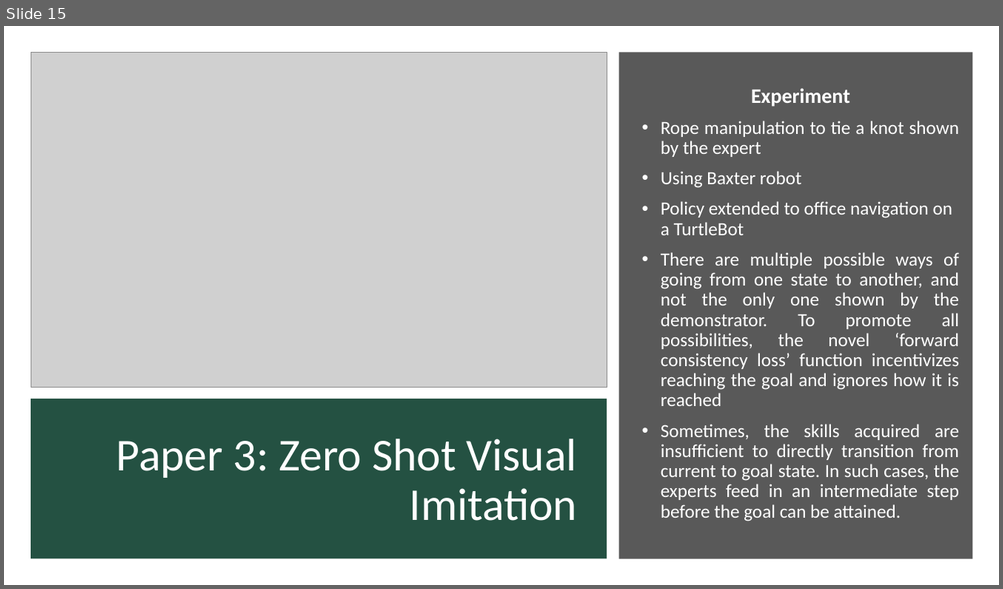
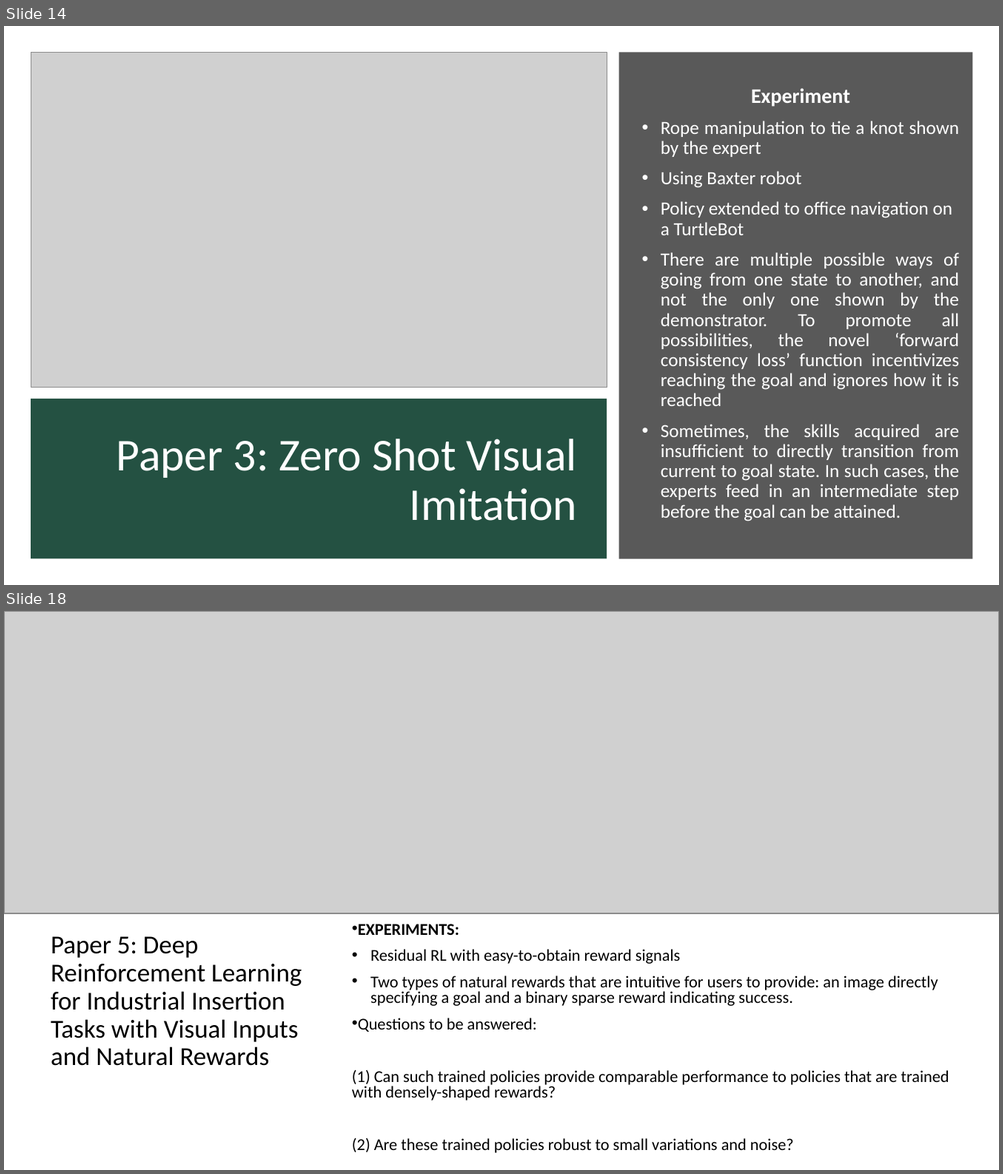
Before and after one commit to kaushikbalasundar/CPDM_DoBot, a slide deck: PPT1_Proposal.pptx. Shown one above the other, each under a label of ours: slide 15 before the commit, slides 14 and 18 after it; the slides between them are not shown. The pictures are 1003x589 and 1003x1174 pixels, drawn with LibreOffice and Linux fonts; fonts in the diff are those of the drawing; grey boxes stand for pictures. Boxes give left, top, right and bottom in pixels: in the first picture for what was removed or moved away, otherwise in the second. Text is boxed around its words. In the diff, an @@ line names an element or a change of style, - is before the commit and + after.

```diff
--- a/PPT1_Proposal.pptx
+++ b/PPT1_Proposal.pptx
@@ slide 18 added at (x1=4, y1=611, x2=999, y2=1170), background #FFFFFF @@
@@ picture added at (x1=4, y1=611, x2=999, y2=914) @@
@@ text added at (x1=51, y1=937, x2=301, y2=1066), 25 pt, text #000000 @@
+Paper 5: Deep Reinforcement Learning for Industrial Insertion Tasks with Visual Inputs and Natural Rewards
@@ text added at (x1=352, y1=924, x2=949, y2=1153), 16 pt, text #000000 @@
+• EXPERIMENTS:
+• Residual RL with easy-to-obtain reward signals
+• Two types of natural rewards that are intuitive for users to provide: an image directly specifying a goal and a binary sparse reward indicating success.
+• Questions to be answered:
+(1) Can such trained policies provide comparable performance to policies that are trained with densely-shaped rewards?
+(2) Are these trained policies robust to small variations and noise?
@@ what was slide 15 is now slide 14 @@
```
Also in this commit, not shown: 5 slides changed, 4 other slides added, 4 slides removed, 2 other files.
